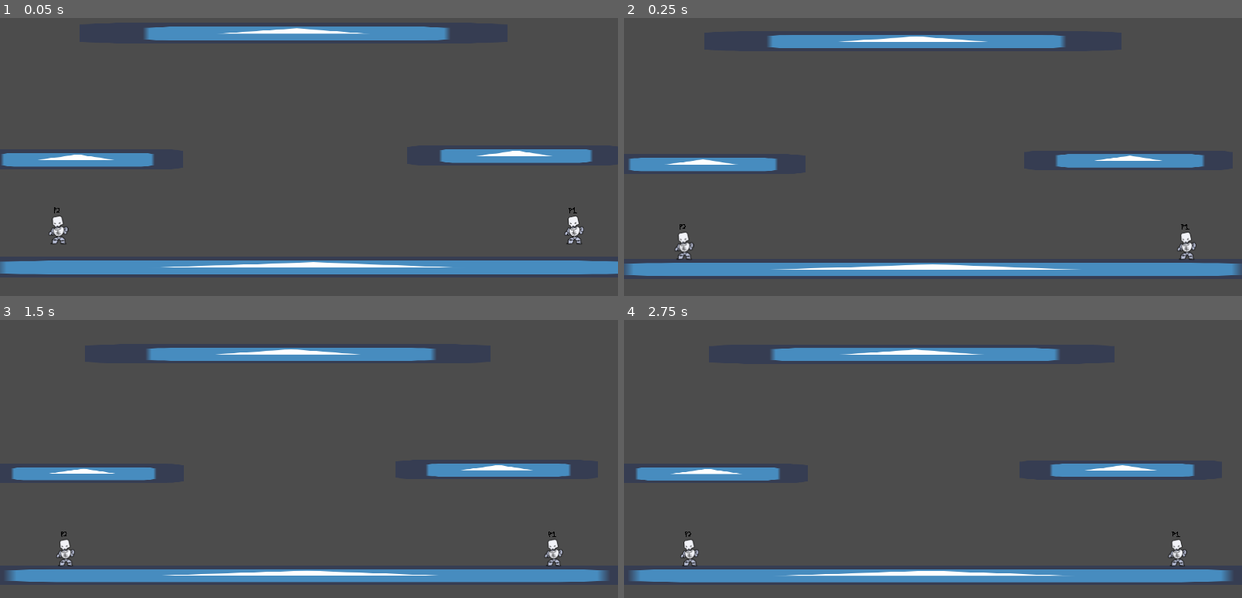
Above: before the commit, frames 1-4 (two rows, left to right).
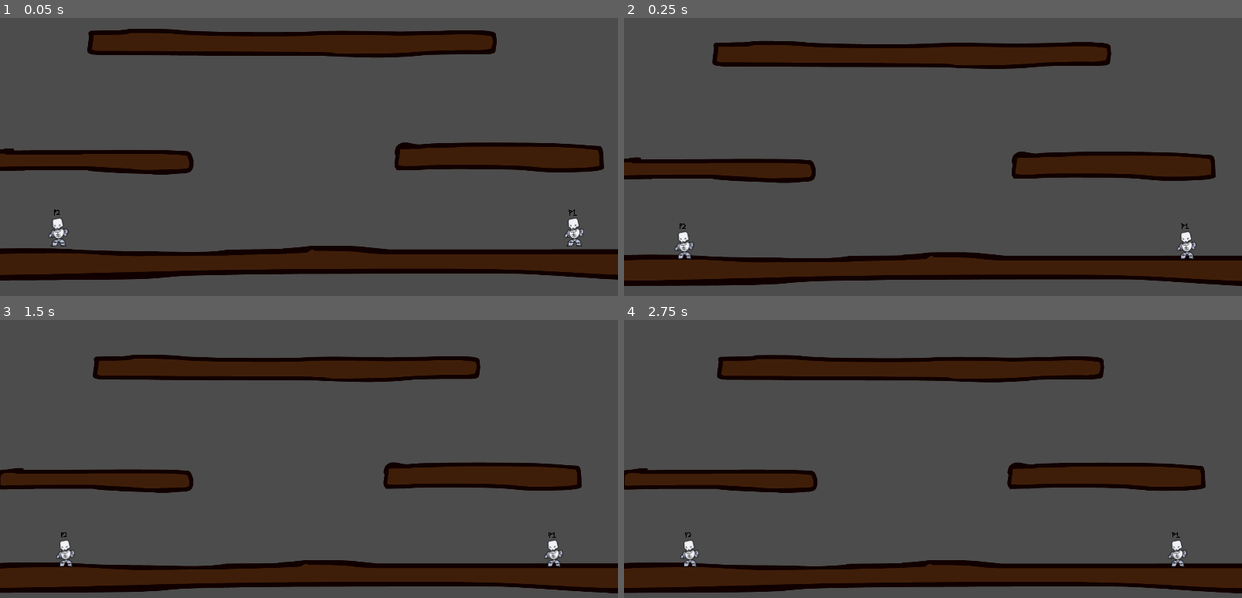
Above: after the commit, the same moments.

Repository: HelamanWarrior/Bone-Brawl
Game: Godot game, scene res://arenas/prototype/prototype.tscn
The game is run twice, just before and just after one commit, with the same random seed, the same clock (stepped at 60 frames per second) and the same inputs. The engine's default icon, where the game draws it, is replaced by a stand-in: a white triangle on a blue panel in a dark square.
Inputs:
- Up to frame 1 (0.05 s): no input
- Up to frame 2 (0.25 s): no input
- Up to frame 3 (1.5 s): no input
- Up to frame 4 (2.75 s): tap Enter at 2 s

The runs differ from the first frame. In frame 1, 23% of the frame differs, in the area x 0-100%, y 3-95%; in frame 2, 22%; in frame 3, 22%; in frame 4, 22%.

Commit message:
Updated prototype level texture

Diff:
--- a/arenas/prototype/prototype.tscn
+++ b/arenas/prototype/prototype.tscn
@@ -1,9 +1,27 @@
-[gd_scene load_steps=5 format=2]
+[gd_scene load_steps=11 format=2]
 
 [ext_resource path="res://arenas/arena.gd" type="Script" id=1]
-[ext_resource path="res://arenas/environment/ground.tscn" type="PackedScene" id=2]
 [ext_resource path="res://camera/camera.gd" type="Script" id=3]
 [ext_resource path="res://camera/camera.tscn" type="PackedScene" id=4]
+[ext_resource path="res://arenas/prototype/prototype_level.png" type="Texture" id=5]
+
+[sub_resource type="RectangleShape2D" id=1]
+extents = Vector2( 53, 542 )
+
+[sub_resource type="RectangleShape2D" id=2]
+extents = Vector2( 1350.5, 50.5 )
+
+[sub_resource type="RectangleShape2D" id=3]
+extents = Vector2( 47, 550 )
+
+[sub_resource type="RectangleShape2D" id=4]
+extents = Vector2( 324, 32 )
+
+[sub_resource type="RectangleShape2D" id=5]
+extents = Vector2( 327.5, 39.5 )
+
+[sub_resource type="RectangleShape2D" id=6]
+extents = Vector2( 643.5, 35 )
 
 [node name="PrototypeArena" type="Node2D"]
 script = ExtResource( 1 )
@@ -39,26 +57,34 @@
 "_gizmo_extents_": 50.0
 }
 
-[node name="Ground" parent="." instance=ExtResource( 2 )]
-position = Vector2( 960, 934 )
-scale = Vector2( 1.25, 1 )
+[node name="ArenaTexture" type="Sprite" parent="."]
+position = Vector2( 924, 384 )
+texture = ExtResource( 5 )
 
-[node name="Ground2" parent="." instance=ExtResource( 2 )]
-position = Vector2( 1612, 584 )
-scale = Vector2( 0.3, 1 )
+[node name="ArenaCollisions" type="StaticBody2D" parent="."]
+collision_layer = 17
+collision_mask = 17
 
-[node name="Ground3" parent="." instance=ExtResource( 2 )]
-position = Vector2( 237, 596 )
-scale = Vector2( 0.3, 1 )
+[node name="CollisionShape2D" type="CollisionShape2D" parent="ArenaCollisions"]
+position = Vector2( -384, 351 )
+shape = SubResource( 1 )
 
-[node name="Ground4" parent="." instance=ExtResource( 2 )]
-position = Vector2( 919, 200 )
-scale = Vector2( 0.6, 1 )
+[node name="CollisionShape2D2" type="CollisionShape2D" parent="ArenaCollisions"]
+position = Vector2( 925.5, 931.5 )
+shape = SubResource( 2 )
 
-[node name="Ground5" parent="." instance=ExtResource( 2 )]
-position = Vector2( -397, 420 )
-scale = Vector2( 0.03, 15 )
+[node name="CollisionShape2D3" type="CollisionShape2D" parent="ArenaCollisions"]
+position = Vector2( 2230, 335 )
+shape = SubResource( 3 )
 
-[node name="Ground6" parent="." instance=ExtResource( 2 )]
-position = Vector2( 2315, 420 )
-scale = Vector2( 0.03, 15 )
+[node name="CollisionShape2D4" type="CollisionShape2D" parent="ArenaCollisions"]
+position = Vector2( 281, 594 )
+shape = SubResource( 4 )
+
+[node name="CollisionShape2D5" type="CollisionShape2D" parent="ArenaCollisions"]
+position = Vector2( 1565.5, 583.5 )
+shape = SubResource( 5 )
+
+[node name="CollisionShape2D6" type="CollisionShape2D" parent="ArenaCollisions"]
+position = Vector2( 915.5, 226 )
+shape = SubResource( 6 )
--- a/camera/camera.gd
+++ b/camera/camera.gd
@@ -1,14 +1,16 @@
 extends Camera2D
 
 const PADDING_PERCENT := 20
+const MIN_ZOOM := 0.6
+const MAX_ZOOM := 1.75
 
 onready var screen_size := Vector2(Global.GAME_WIDTH, Global.GAME_HEIGHT)
-onready var players = []
+onready var players := []
 
 func _ready() -> void:
 	offset = screen_size * 0.5
 
-func calculate_box(size) -> Rect2:
+func calculate_box(size: Vector2) -> Rect2:
 	var min_x := INF
 	var max_x := -INF
 	var min_y := INF
@@ -44,9 +46,9 @@
 	var zoom_ratio := max(custom_rect2.size.x / screen_size.x, custom_rect2.size.y / screen_size.y)
 
 	var offset_target := custom_rect2.position
-	offset_target.y = clamp(offset_target.y, 0, 525 / zoom.x)
+	offset_target.y = clamp(offset_target.y, 0, 500 / zoom.x)
 
-	var zoom_target := Vector2(1, 1) * clamp(zoom_ratio, 0.5, 2.0)
+	var zoom_target := Vector2(1, 1) * clamp(zoom_ratio, MIN_ZOOM, MAX_ZOOM)
 
 	offset = lerp(offset, offset_target, 0.1)
 	zoom = lerp(zoom, zoom_target, 0.05)
--- a/player/player.gd
+++ b/player/player.gd
@@ -14,6 +14,8 @@
 const JUMP_SPEED := 1000
 const MAX_JUMPS := 1
 const RAYCAST_LENGTH := 35
+const SLIDE_ACCELERATION := 50
+const MAX_SLIDE_SPEED := 175
 
 var player_number_textures := [
 	preload("res://ui/player_numbers/p1.png"),
@@ -48,6 +50,7 @@
 		states.WALL_SLIDE:
 			var input := movement_input_handling()
 
+			# direction opposite of wall
 			if input.x > 0:
 				sprite.flip_h = false
 			else:
@@ -56,7 +59,7 @@
 			jump_handling()
 
 			velocity.x = input.x * speed
-			velocity.y = min(velocity.y + 50, 175)
+			velocity.y = min(velocity.y + SLIDE_ACCELERATION, MAX_SLIDE_SPEED)
 
 			velocity = move_and_slide(velocity, Vector2.UP)
 			check_for_wall_jump(input)
--- a/player/player.tscn
+++ b/player/player.tscn
@@ -8,7 +8,6 @@
 extents = Vector2( 24.5, 37.5 )
 
 [node name="Player" type="KinematicBody2D"]
-z_index = 1
 collision_mask = 0
 script = ExtResource( 2 )
 
--- a/ui/player_select/player_select.tscn
+++ b/ui/player_select/player_select_screen.tscn
@@ -2,7 +2,7 @@
 
 [ext_resource path="res://ui/player_select/player_select_pane/player_select_pane.tscn" type="PackedScene" id=1]
 
-[node name="PlayerSelect" type="Control"]
+[node name="PlayerSelectScreen" type="Control"]
 anchor_right = 1.0
 anchor_bottom = 1.0
 
Binary file added: arenas/prototype/prototype_level.png
Not shown, changed: arenas/prototype/prototype_level.png.import
Binary file changed: ui/player_select/join_instruction_graphic.png
Binary file changed: ui/player_select/player_select_pane/pane.png
Binary file changed: ui/player_select/player_select_pane/pane_deactivated.png
